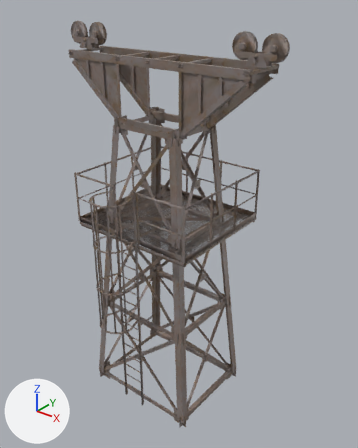
The FBX model Assets/Art Resources/Environment/Cableway/CablewayTower_Metric15/CablewayEntryTower.fbx: old version first, new version second.
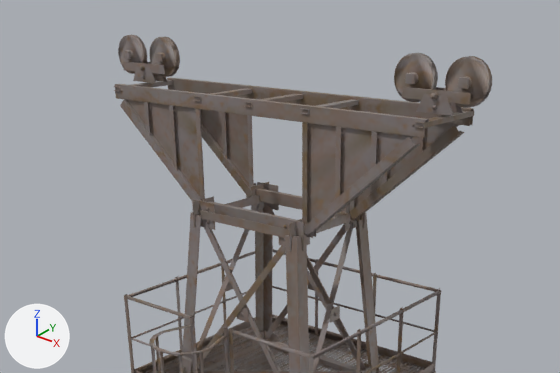
Each version is shown whole from a 50 mm lens placed at (6.18, -7.28, 8.69), pointed at (0.3, 0.08, 4.13), then close up on the part from 0% to 92% of the width and 0% to 49% of the height. The axes (+X, +Y, +Z) are drawn at lower left. The lights are the same throughout. The last two pictures show the newer version. Where no turn or scale is listed for an object, it has been applied to the vertices. Vertices at exactly the same position are counted once.

Before the edit, the objects in view are built like this:
```python
me_tajia02_entrytower_mesh_001 = bpy.data.meshes.new('Tajia02_EntryTower_Mesh.001')
me_tajia02_entrytower_mesh_001.from_pydata(...)  # 11920 vertices, 21264 faces; spans x -2.5..2.5, y -1.93..1.37, z -0.13..8.0
me_tajia02_entrytower_mesh_001.materials.append(mat_tajia02_entrytower_pbr)
ob_cablewayentrytower = bpy.data.objects.new('CablewayEntryTower', me_tajia02_entrytower_mesh_001)
ob_cablewayentrytower.location = (0.0, 0.0, 0.0)
```
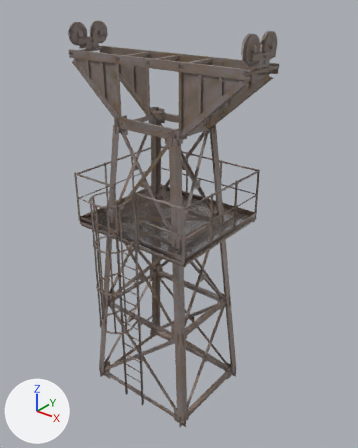
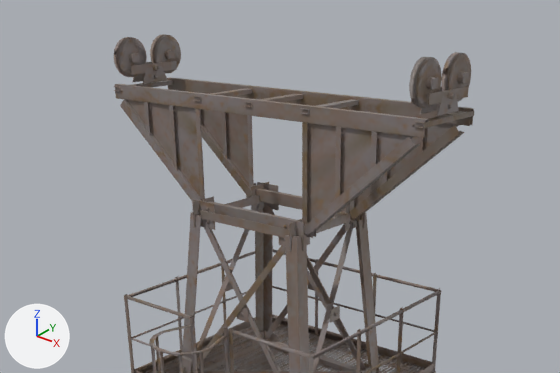
What changed in the scene script:
```text
Change me_tajia02_entrytower_mesh_001:
    remove me_tajia02_entrytower_mesh_001.from_pydata(...)  # 11920 vertices, 21264 faces; spans x -2.5..2.5, y -1.93..1.37, z -0.13..8.0
    add me_tajia02_entrytower_mesh_001.from_pydata(...)  # 11920 vertices, 21264 faces; spans x -2.13..2.13, y -1.93..1.37, z -0.13..8.0
    me_tajia02_entrytower_mesh_001 part 1: the loose piece of 24 vertices spanning x -2.2..-1.8, y -0.1..-0.08, z 7.49..7.66 is turned 90 degrees about the z axis through its middle, then moved by (0.09, 0.09, 0.0)
    me_tajia02_entrytower_mesh_001 part 2: the loose piece of 24 vertices spanning x -2.36..-1.64, y -0.09..-0.08, z 7.6..7.7 is turned 90 degrees about the z axis through its middle, then moved by (0.09, 0.09, 0.0)
    me_tajia02_entrytower_mesh_001 part 3: the loose piece of 24 vertices spanning x -2.2..-1.8, y 0.08..0.1, z 7.49..7.66 is turned 90 degrees about the z axis through its middle, then moved by (-0.09, -0.09, 0.0)
    me_tajia02_entrytower_mesh_001 part 4: the loose piece of 24 vertices spanning x -2.03..-1.97, y -0.13..0.13, z 7.62..7.68 is turned 90 degrees about the z axis through its middle
    me_tajia02_entrytower_mesh_001 part 5: the loose piece of 48 vertices spanning x -2.5..-2.06, y -0.03..0.04, z 7.56..8.0 is turned 90 degrees about the z axis through its middle, then moved by (0.28, -0.28, 0.0)
    me_tajia02_entrytower_mesh_001 part 6: the loose piece of 48 vertices spanning x -2.49..-2.07, y -0.04..0.04, z 7.57..7.99 is turned 90 degrees about the z axis through its middle, then moved by (0.28, -0.28, 0.0)
    me_tajia02_entrytower_mesh_001 part 7: the loose piece of 24 vertices spanning x -2.34..-2.22, y -0.08..0.08, z 7.73..7.84 is turned 90 degrees about the z axis through its middle, then moved by (0.28, -0.28, 0.0)
    me_tajia02_entrytower_mesh_001 part 8: the loose piece of 24 vertices spanning x -2.33..-2.23, y -0.1..-0.08, z 7.74..7.82 is turned 90 degrees about the z axis through its middle, then moved by (0.37, -0.19, 0.0)
    me_tajia02_entrytower_mesh_001 part 9: the loose piece of 48 vertices spanning x -1.94..-1.5, y -0.03..0.04, z 7.56..8.0 is turned 90 degrees about the z axis through its middle, then moved by (-0.28, 0.28, 0.0)
    me_tajia02_entrytower_mesh_001 part 10: the loose piece of 48 vertices spanning x -1.93..-1.51, y -0.04..0.04, z 7.57..7.99 is turned 90 degrees about the z axis through its middle, then moved by (-0.28, 0.28, 0.0)
    me_tajia02_entrytower_mesh_001 part 11: the loose piece of 24 vertices spanning x -1.77..-1.67, y -0.08..0.08, z 7.73..7.84 is turned 90 degrees about the z axis through its middle, then moved by (-0.28, 0.28, 0.0)
    me_tajia02_entrytower_mesh_001 part 12: the loose piece of 24 vertices spanning x -1.77..-1.67, y -0.1..-0.08, z 7.74..7.82 is turned 90 degrees about the z axis through its middle, then moved by (-0.19, 0.37, 0.0)
    me_tajia02_entrytower_mesh_001 part 13: the loose piece of 24 vertices spanning x 1.8..2.2, y -0.1..-0.08, z 7.49..7.66 is turned 90 degrees about the z axis through its middle, then moved by (0.09, 0.09, 0.0)
    me_tajia02_entrytower_mesh_001 part 14: the loose piece of 24 vertices spanning x 1.64..2.36, y -0.09..-0.08, z 7.6..7.7 is turned 90 degrees about the z axis through its middle, then moved by (0.09, 0.09, 0.0)
    me_tajia02_entrytower_mesh_001 part 15: the loose piece of 24 vertices spanning x 1.8..2.2, y 0.08..0.1, z 7.49..7.66 is turned 90 degrees about the z axis through its middle, then moved by (-0.09, -0.09, 0.0)
    me_tajia02_entrytower_mesh_001 part 16: the loose piece of 24 vertices spanning x 1.97..2.03, y -0.13..0.13, z 7.62..7.68 is turned 90 degrees about the z axis through its middle
    me_tajia02_entrytower_mesh_001 part 17: 392 of the vertices in x 1.5..2.5, y -0.12..0.12, z 7.53..8.0 are turned 90 degrees about the z axis through their middle
    other edits to the shape of me_tajia02_entrytower_mesh_001 do not show in these pictures
```

What differs and where, as boxes [x1, y1, x2, y2] in the close-ups (560 x 373 px; the box of a moved part takes in the faces that stretch with it):
'CablewayEntryTower', reshaped: before [114, 35, 492, 373]; after [114, 34, 474, 373]
part 1 of me_tajia02_entrytower_mesh_001, moved or reshaped: before [133, 66, 156, 83]; after [143, 66, 168, 83]
part 2 of me_tajia02_entrytower_mesh_001, moved or reshaped: before [123, 62, 165, 74]; after [131, 61, 177, 75]
part 3 of me_tajia02_entrytower_mesh_001, moved or reshaped (mostly hidden): before [153, 73, 167, 82]; after [133, 73, 145, 82]
part 4 of me_tajia02_entrytower_mesh_001, moved or reshaped: before [139, 65, 145, 71]; after [153, 65, 158, 71]
part 5 of me_tajia02_entrytower_mesh_001, moved or reshaped: before [118, 35, 147, 74]; after [114, 37, 147, 77]
part 6 of me_tajia02_entrytower_mesh_001, moved or reshaped: before [119, 36, 142, 73]; after [118, 38, 146, 76]
part 7 of me_tajia02_entrytower_mesh_001, moved or reshaped: before [126, 50, 133, 60]; after [129, 53, 136, 63]
part 8 of me_tajia02_entrytower_mesh_001, moved or reshaped: before [123, 51, 131, 59]; after [131, 53, 140, 62]
part 9 of me_tajia02_entrytower_mesh_001, moved or reshaped: before [150, 37, 180, 77]; after [150, 34, 181, 73]
part 10 of me_tajia02_entrytower_mesh_001, moved or reshaped: before [150, 38, 175, 76]; after [155, 36, 180, 72]
part 11 of me_tajia02_entrytower_mesh_001, moved or reshaped: before [159, 52, 165, 62]; after [165, 49, 172, 59]
part 12 of me_tajia02_entrytower_mesh_001, moved or reshaped: before [155, 53, 163, 62]; after [167, 50, 175, 59]
part 13 of me_tajia02_entrytower_mesh_001, moved or reshaped: before [416, 94, 453, 116]; after [436, 93, 459, 116]
part 14 of me_tajia02_entrytower_mesh_001, moved or reshaped: before [402, 87, 471, 105]; after [428, 86, 469, 105]
part 15 of me_tajia02_entrytower_mesh_001, moved or reshaped: before [450, 103, 463, 113]; after [420, 103, 440, 114]
part 16 of me_tajia02_entrytower_mesh_001, moved or reshaped: before [431, 90, 446, 99]; after [448, 92, 454, 99]
part 17 of me_tajia02_entrytower_mesh_001, moved or reshaped: before [394, 53, 492, 109]; after [409, 52, 471, 109]
